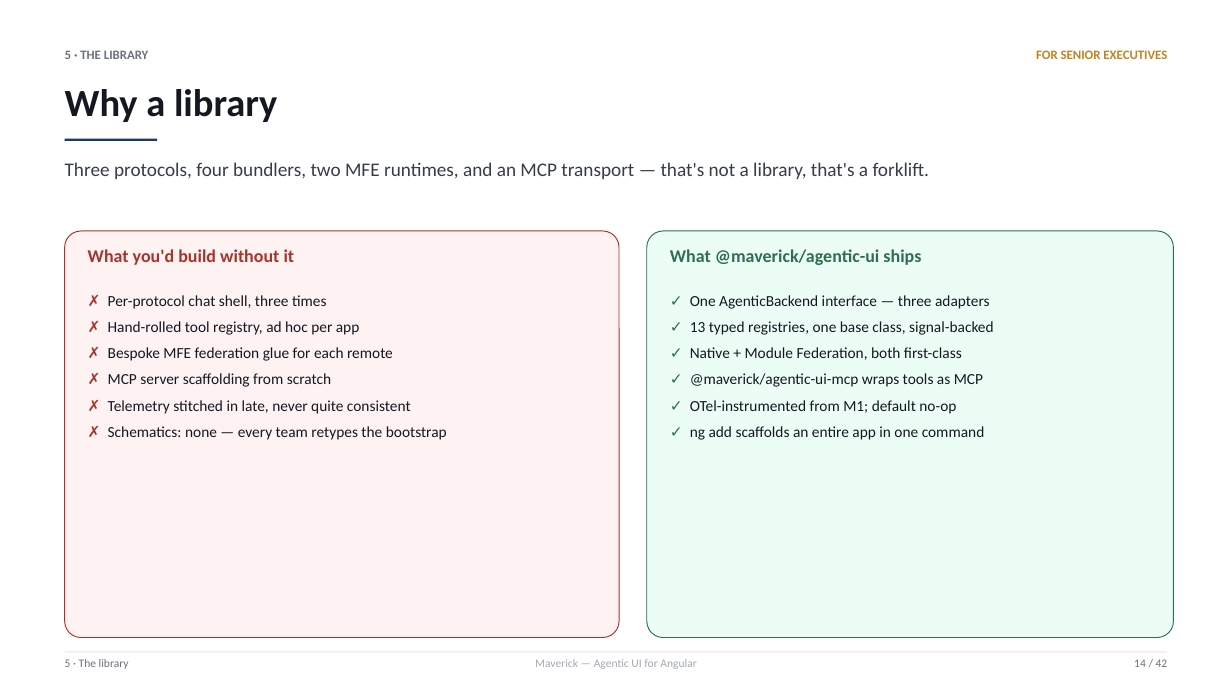
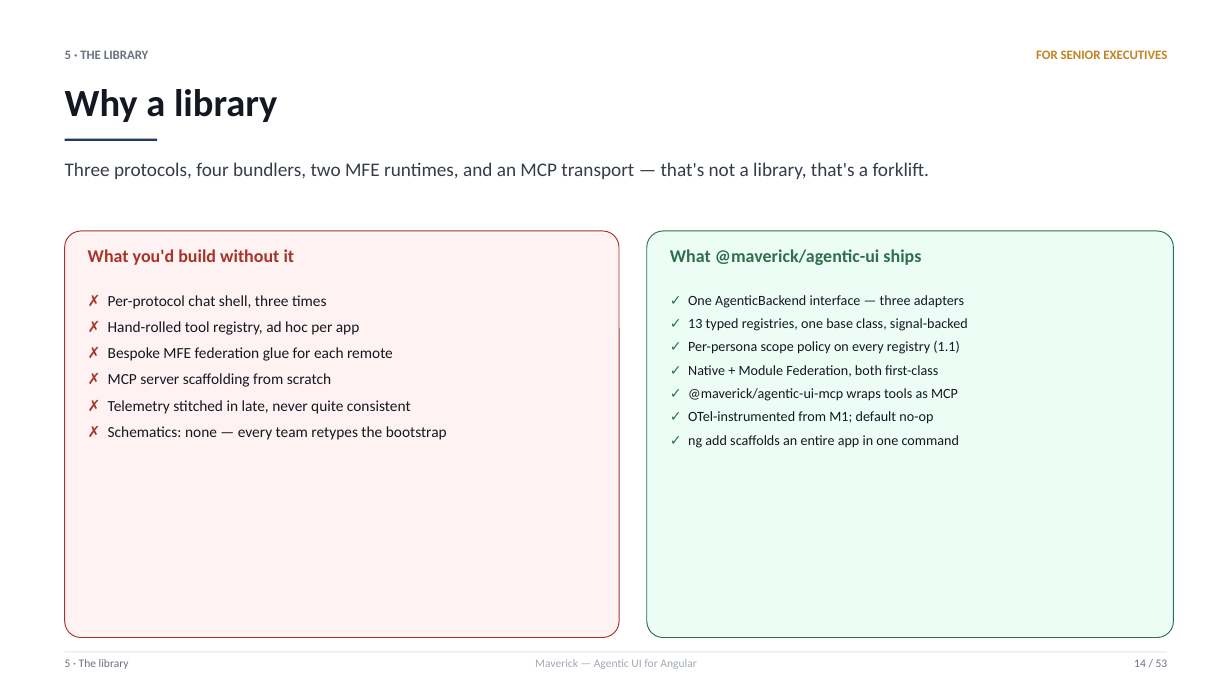
Before and after one commit to sahassakhare/agentic-ui, a slide deck: slide 14 of docs/decks/agentic-ui-overview.pptx. Drawn at 1232x693 pixels with LibreOffice and Linux fonts; fonts in the diff are those of the drawing. Boxes give left, top, right and bottom in pixels: in the first picture for what was removed or moved away, otherwise in the second. Text is boxed around its words. In the diff, an @@ line names an element or a change of style, - is before the commit and + after.

Commit message:
docs: 10-use-case index in user guide + matching deck section
User guide:
- new "Use cases" section with overview matrix + ten subsections
  (generative UI, tool calling, MFE federation, persona scope,
  backend swap, multi-agent orchestration, per-turn tool budget,
  MCP, observability, audit chain), each with scenario / library
  responsibility / minimal wiring / cookbook link

Deck:
- new section "5b · Use cases": one matrix slide + ten spotlight
  slides (one per use case) for consistency — every matrix row
  resolves to a same-shaped slide
- cover bumped to v1.1.0; lib_problem +1 bullet on scope policy;
  registries hub-and-spokes intro mentions setScopePolicy
- 53 slides total (was 42)

E2E:
- test-fixtures.ts switches from page-fixture override to a plain
  test.afterEach so transcript attachments actually fire (the
  override pattern was silent-failing); 12s throttle moved into
  the same hook

```diff
--- a/docs/decks/agentic-ui-overview.pptx
+++ b/docs/decks/agentic-ui-overview.pptx
@@ text at [688, 295, 968, 448]: size 12 to 11 pt in "✓ One AgenticBackend interface — three adapters", "✓ 13 typed registries, one base class, ...", "✓ Native + Module Federation, both first-class", "✓ @maverick/agentic-ui-mcp wraps tools as MCP" and 2 more places; less space between paragraphs @@
@@ text at [688, 341, 959, 354]: paragraph added @@
+✓ Per-persona scope policy on every registry (1.1)
@@ text at [1134, 659, 1168, 667]: text changed @@
-14 / 42
+14 / 53
```
Also in this commit, not shown: 40 other slides changed, 11 slides added, 3 other files.
